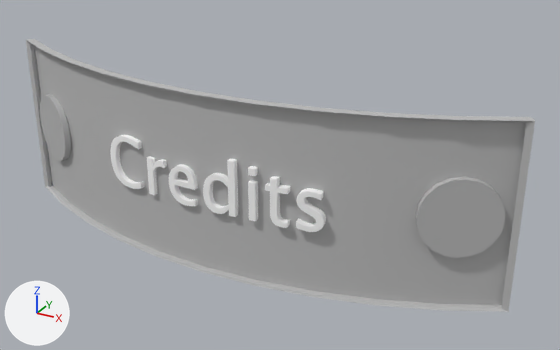
What one commit did to the FBX model project/Assets/SandBox/AlexSandBox/MainMenuScene/tin_plate_Credits.fbx.
Rendered twice from a 50 mm lens placed at (0.662, -1.926, 1.719), pointed at (0.086, -0.878, 1.195). Lighting does not change. The marker at lower left points along +X, +Y and +Z. Where no turn or scale is listed for an object, it has been applied to the vertices.

In view in the first picture: 'bolt_left', 'bolt_right', 'tin_name', 'tin_plate'.
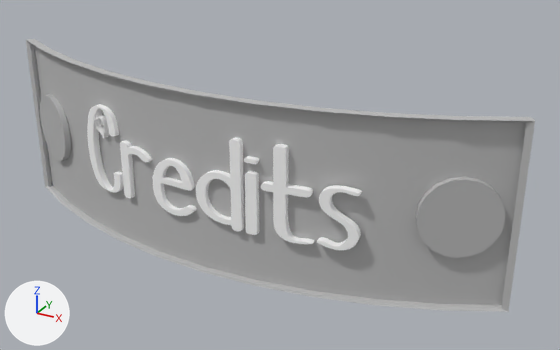
Where the change shows, as pixel boxes [x1, y1, x2, y2] in the pictures (560 x 350 px):
'tin_name', reshaped, moved, rescaled (27% wider, 50% taller)
    before: [110, 135, 326, 232]
    after: [87, 104, 362, 250]
part 1 of me_mesh_003, rebuilt (53% wider, 37% taller)
    before: [169, 164, 198, 206]
    after: [152, 158, 197, 216]
part 2 of me_mesh_003, added
    after: [317, 185, 362, 250]
part 3 of me_mesh_003, added
    after: [196, 137, 244, 232]
part 4 of me_mesh_003, added
    after: [261, 144, 314, 244]
part 5 of me_mesh_003, added
    after: [120, 140, 152, 198]
part 6 of me_mesh_003, added
    after: [244, 156, 260, 164]
part 7 of me_mesh_003, added
    after: [245, 171, 259, 235]
part 8 of me_mesh_003, deleted
    before: [296, 188, 326, 232]
part 9 of me_mesh_003, deleted
    before: [248, 166, 258, 176]
part 10 of me_mesh_003, built on
    before: [110, 135, 167, 195]
    after: [87, 104, 124, 193]
part 11 of me_mesh_003, deleted
    before: [203, 158, 290, 228]

What the commit changed:
me_mesh_003 is used by ob_tin_name; location (0.0, -0.978, 1.16); rotation (1.571, 0.0, 0.0), in degrees (90, 0, 0); scale (0.005, 0.005, 0.005).
me_mesh_003 had 1415 vertices, 1340 faces and spanned x -40.0..42.5, y -0.4..19.1, z -4.0..2.5.
me_mesh_003 now has 6215 vertices, 6392 faces and spans x -25.9..26.7, y 0.0..15.8, z -3.0..1.3.
me_mesh_003 part 1: the loose piece of 240 vertices spanning x -12.8..-1.9, y -0.3..13.4, z -0.5..2.5 is rebuilt with 870 vertices and now spans x -10.1..-1.4, y 0.0..9.9, z -0.6..1.2.
me_mesh_003 part 2: a new loose piece of 925 vertices spanning x 20.0..26.7, y 0.1..10.4, z -2.8..-0.5, in mat_typeblinn1 (white #ffffff).
me_mesh_003 part 3: a new loose piece of 900 vertices spanning x -0.8..7.7, y 0.0..15.8, z -0.2..1.3, in mat_typeblinn1 (white #ffffff).
me_mesh_003 part 4: a new loose piece of 835 vertices spanning x 11.0..19.6, y 0.0..15.8, z -1.6..0.8, in mat_typeblinn1 (white #ffffff).
me_mesh_003 part 5: a new loose piece of 475 vertices spanning x -17.3..-10.3, y 0.1..10.6, z -1.6..0.6, in mat_typeblinn1 (white #ffffff).
me_mesh_003 part 6: a new loose piece of 250 vertices spanning x 8.2..10.5, y 12.3..13.0, z -0.4..1.0, in mat_typeblinn1 (white #ffffff).
me_mesh_003 part 7: a new loose piece of 205 vertices spanning x 8.3..10.3, y 0.0..10.7, z -0.4..1.0, in mat_typeblinn1 (white #ffffff).
me_mesh_003 part 8: the loose piece of 365 vertices spanning x 33.4..42.5, y -0.3..13.4, z -3.8..0.1 is deleted.
me_mesh_003 part 9: the loose piece of 20 vertices spanning x 17.7..20.3, y 15.5..17.9, z -0.8..1.9 is deleted.
me_mesh_003 part 10: 359 vertices removed from x -40.0..-14.4, y -0.4..18.4, z -4.0..1.9; 1754 vertices added at x -25.9..-17.8, y 0.0..15.7, z -3.0..-0.4.
me_mesh_003 part 11: 430 vertices removed from x 1.2..31.0, y -0.3..19.1, z -2.0..2.5.
Object 'tin_name' (ob_tin_name) moves from (0.0, -0.978, 1.16) to (0.0, -0.978, 1.135).
Object 'tin_name' (ob_tin_name) is rescaled from (0.005, 0.005, 0.005) to (0.01, 0.01, 0.01).
